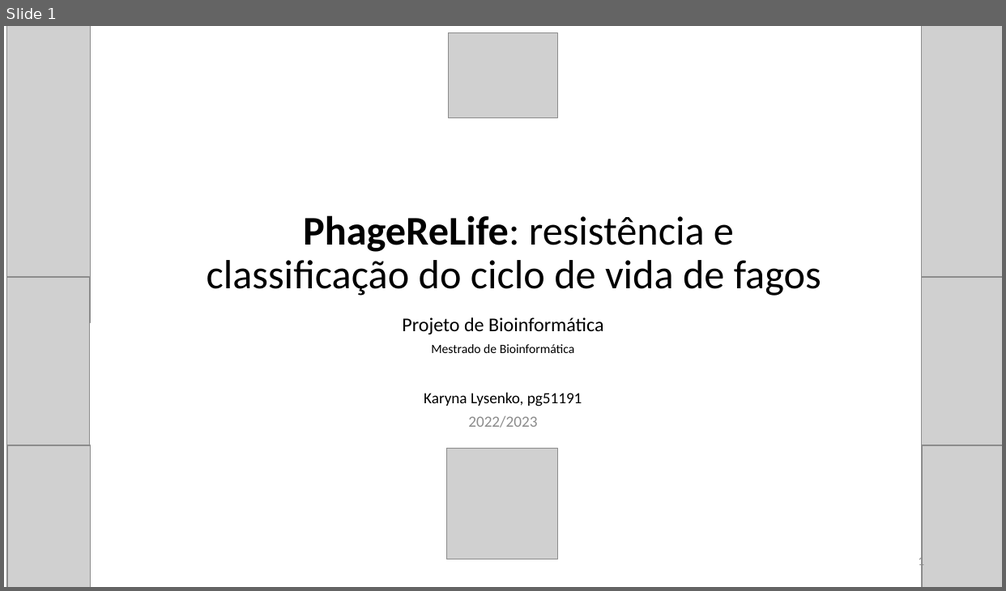
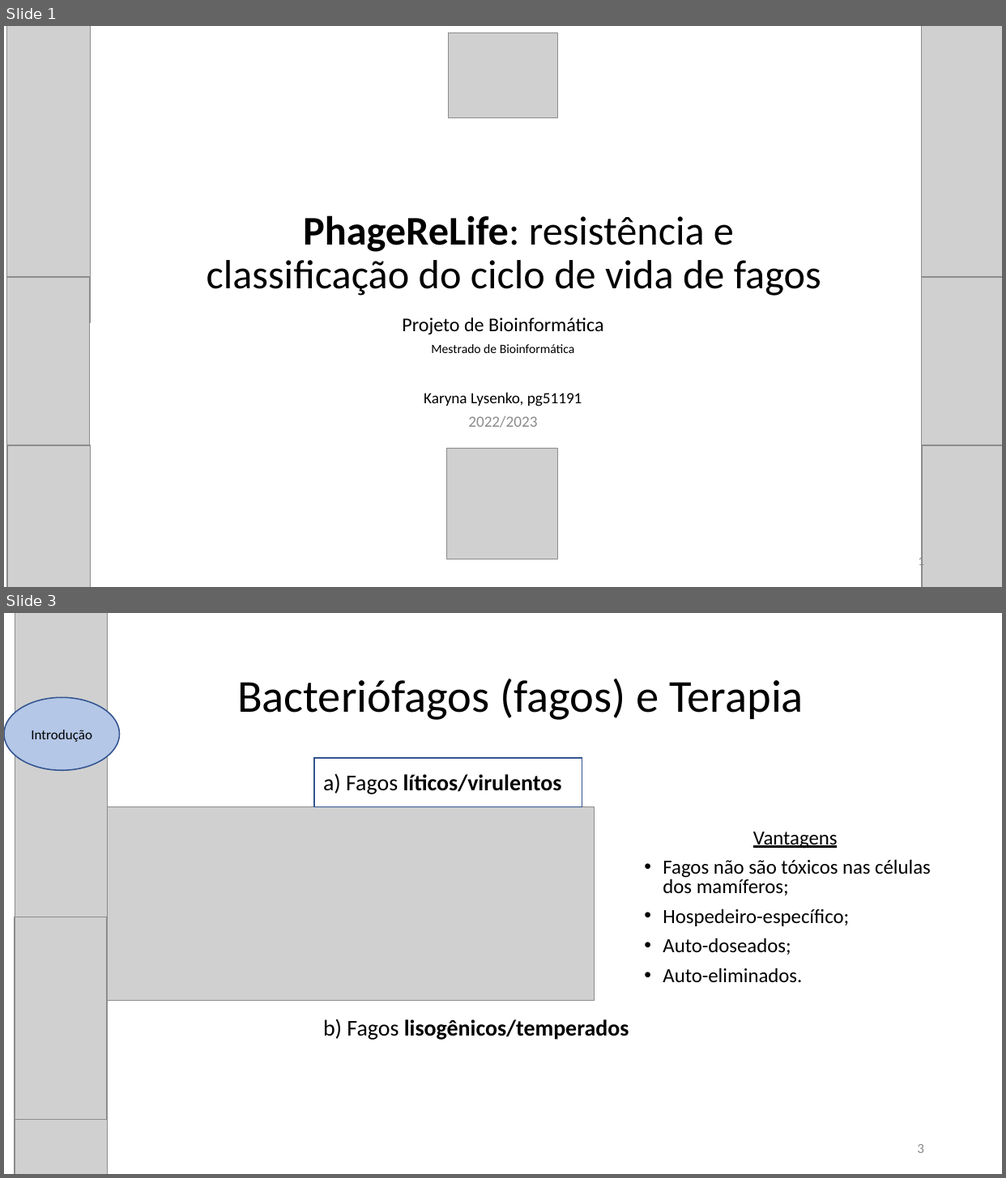
Before and after one commit to karynalysenko/Project_final, a slide deck: apresentacao.pptx. Shown one above the other, each under a label of ours: slide 1 before the commit, slides 1 and 3 after it; the slides between them are not shown. The pictures are 1006x591 and 1006x1178 pixels, drawn with LibreOffice and Linux fonts; fonts in the diff are those of the drawing; grey boxes stand for pictures. Boxes give left, top, right and bottom in pixels: in the first picture for what was removed or moved away, otherwise in the second. Text is boxed around its words. In the diff, an @@ line names an element or a change of style, - is before the commit and + after.

```diff
--- a/apresentacao.pptx
+++ b/apresentacao.pptx
@@ slide 3 added at <box>4,613,1002,1174</box>, background #FFFFFF @@
@@ picture added at <box>15,613,107,973</box> @@
@@ title added at <box>237,679,803,720</box>, 36.4 pt, text #000000 @@
+Bacteriófagos (fagos) e Terapia
@@ ellipse added at <box>4,697,119,771</box>, fill #B4C7E7, outline #325491 1 pt, 11 pt, text #000000 @@
+Introdução
@@ rectangle added at <box>314,758,582,807</box>, outline #325491 1 pt @@
@@ text added at <box>323,774,562,794</box>, 18 pt, text #000000, bold @@
+a) Fagos líticos/virulentos
@@ picture added at <box>103,807,594,1000</box> @@
@@ text added at <box>663,832,931,982</box>, 16 pt, text #000000 @@
+Vantagens
+• Fagos não são tóxicos nas células dos mamíferos;
+• Hospedeiro-específico;
+• Auto-doseados;
+• Auto-eliminados.
@@ picture added at <box>15,918,107,1174</box> @@
@@ text added at <box>323,1019,629,1040</box>, 18 pt, text #000000, bold @@
+b) Fagos lisogênicos/temperados
@@ picture added at <box>15,1120,107,1174</box> @@
@@ page number added at <box>917,1144,924,1153</box>, 11 pt, text #8C8C8C @@
+3
```
Also in this commit, not shown: 12 slides changed, 2 other slides added, 1 other file.
